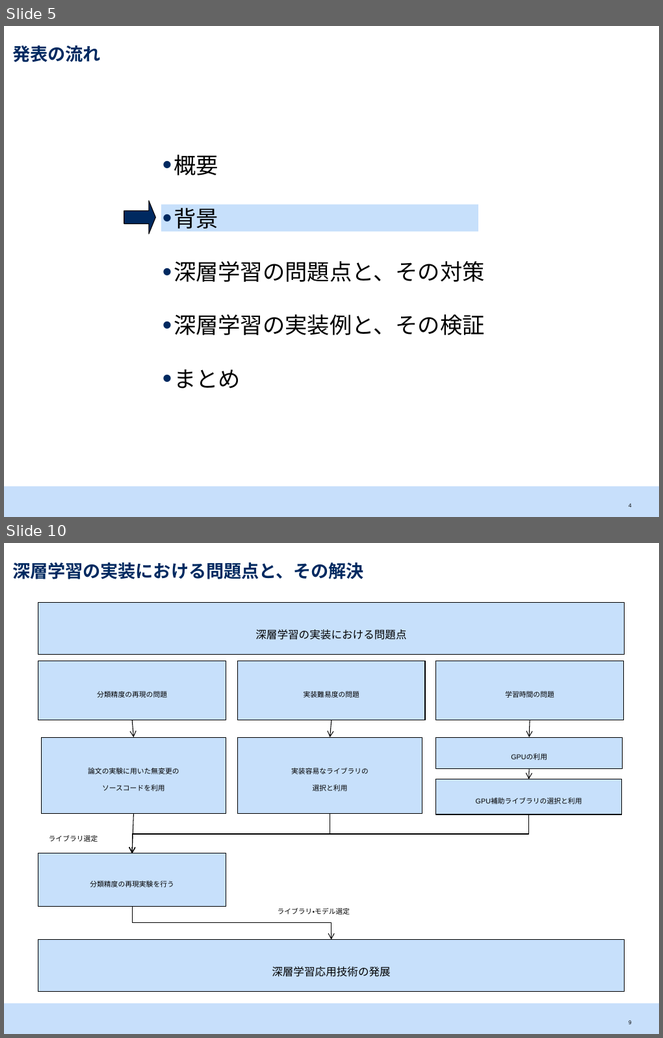
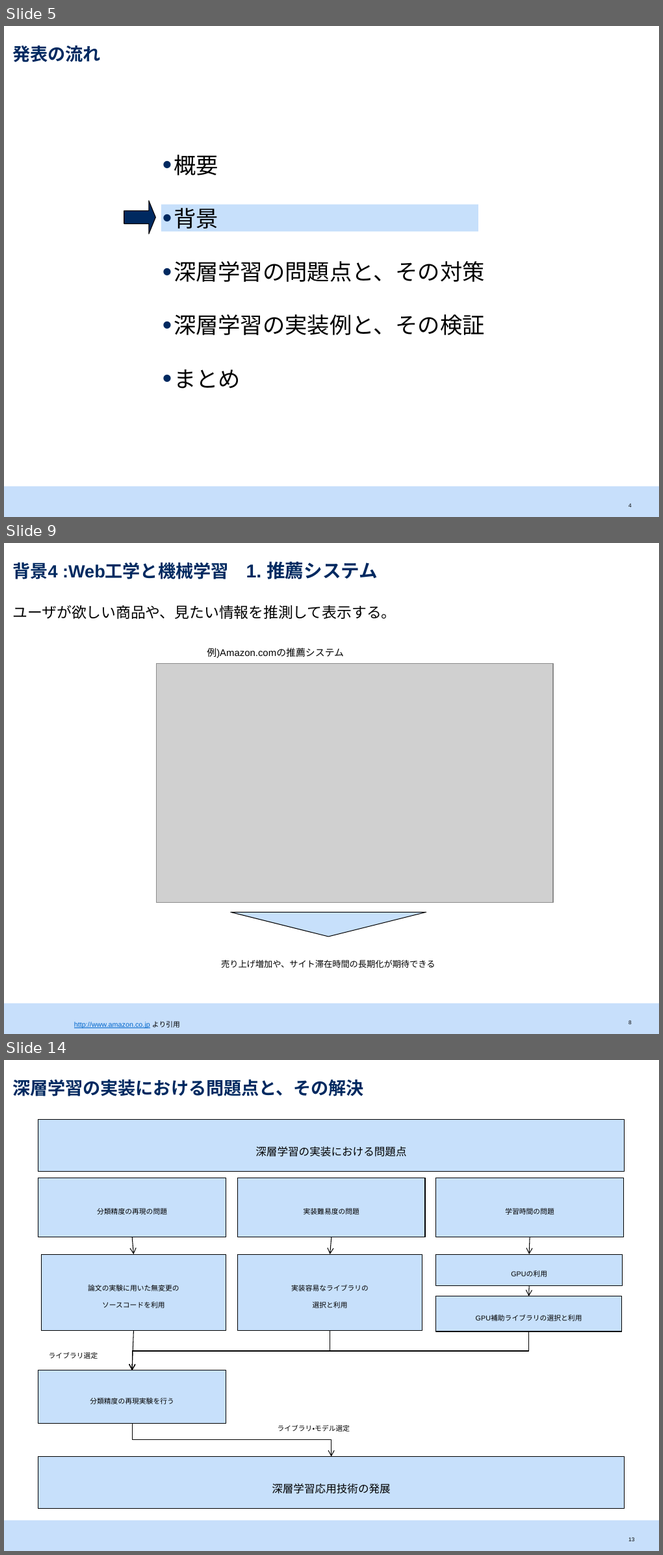
Before and after one commit to srtk/sotsuron, a slide deck: doc/sotsuron_defense/bd.pptx. Shown one above the other, each under a label of ours: slides 5 and 10 before the commit, slides 5, 9 and 14 after it; the slides between them are not shown. The pictures are 663x1038 and 663x1555 pixels, drawn with LibreOffice and Linux fonts; fonts in the diff are those of the drawing; grey boxes stand for pictures. Boxes give left, top, right and bottom in pixels: in the first picture for what was removed or moved away, otherwise in the second. Text is boxed around its words. In the diff, an @@ line names an element or a change of style, - is before the commit and + after.

```diff
--- a/doc/sotsuron_defense/bd.pptx
+++ b/doc/sotsuron_defense/bd.pptx
@@ slide 9 added at (4,543,659,1034), background #FFFFFF; not listed: 1 template element that a slide beside it also shows @@
@@ title added at (12,561,378,579), 19 pt, text #002960, bold @@
+背景4 :Web工学と機械学習 1. 推薦システム
@@ text added at (12,605,396,619), 16 pt, text #000000 @@
+ユーザが欲しい商品や、見たい情報を推測して表示する。
@@ text added at (207,648,344,658), 18 pt, text #000000 @@
+例)Amazon.comの推薦システム
@@ picture added at (157,664,553,902) @@
@@ flow chart merge added at (231,913,426,938), fill #C7E0FB, outline #000000 0.75 pt @@
@@ text added at (221,960,435,968), 16 pt, text #000000 @@
+売り上げ増加や、サイト滞在時間の長期化が期待できる
@@ text added at (74,1021,180,1029), 13 pt, text #0066CC, underline @@
+http://www.amazon.co.jp より引用
@@ page number added at (629,1021,632,1025), 10 pt, text #000000 @@
+8
@@ what was slide 10 is now slide 14 @@
@@ page number at (629,1538,634,1542): text changed @@
-9
+13
```
Also in this commit, not shown: 5 slides changed, 12 other slides added, 6 other files.
